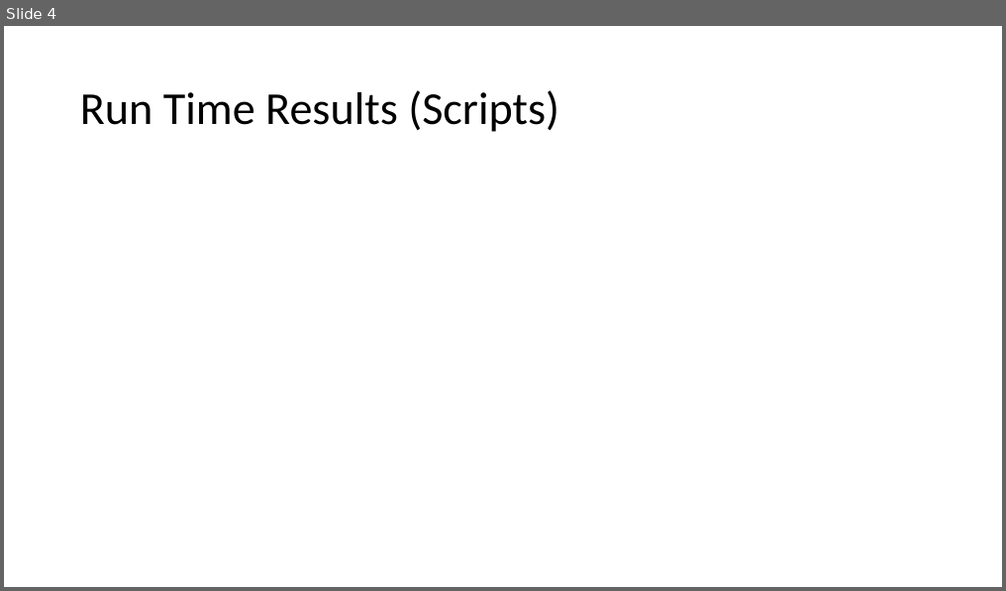
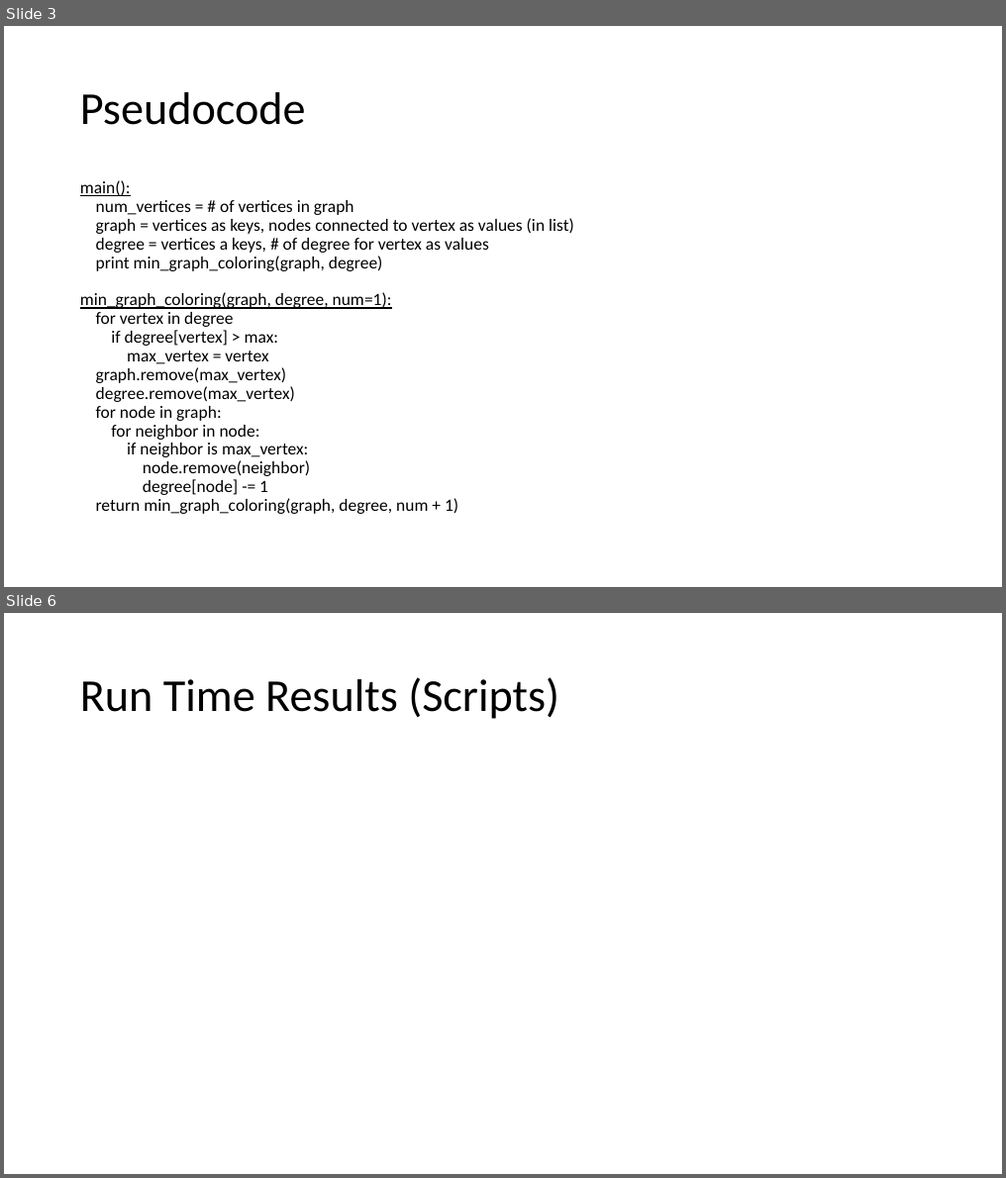
Before and after one commit to smit36jm/CS412-NP_COMPLETE, a slide deck: presentations/Approx Presentation.pptx. Shown one above the other, each under a label of ours: slide 4 before the commit, slides 3 and 6 after it; the slides between them are not shown. The pictures are 1006x591 and 1006x1178 pixels, drawn with LibreOffice and Linux fonts; fonts in the diff are those of the drawing. Boxes give left, top, right and bottom in pixels: in the first picture for what was removed or moved away, otherwise in the second. Text is boxed around its words. In the diff, an @@ line names an element or a change of style, - is before the commit and + after.

```diff
--- a/presentations/Approx Presentation.pptx
+++ b/presentations/Approx Presentation.pptx
@@ slide 3 added at box(4, 26, 1002, 587), background #FFFFFF @@
@@ title added at box(80, 92, 306, 125), 44 pt, text #000000 @@
+Pseudocode
@@ text added at box(80, 180, 574, 514), 16.6 pt, text #000000 @@
+main():
+num_vertices = # of vertices in graph
+graph = vertices as keys, nodes connected to vertex as values (in list)
+degree = vertices a keys, # of degree for vertex as values
+print min_graph_coloring(graph, degree)
+min_graph_coloring(graph, degree, num=1):
+for vertex in degree
+if degree[vertex] > max:
+max_vertex = vertex
+graph.remove(max_vertex)
+degree.remove(max_vertex)
+for node in graph:
+for neighbor in node:
+if neighbor is max_vertex:
+node.remove(neighbor)
+degree[node] -= 1
+return min_graph_coloring(graph, degree, num + 1)
@@ what was slide 4 is now slide 6 @@
```
Also in this commit, not shown: 2 slides changed, 3 other slides added, 2 slides removed.
